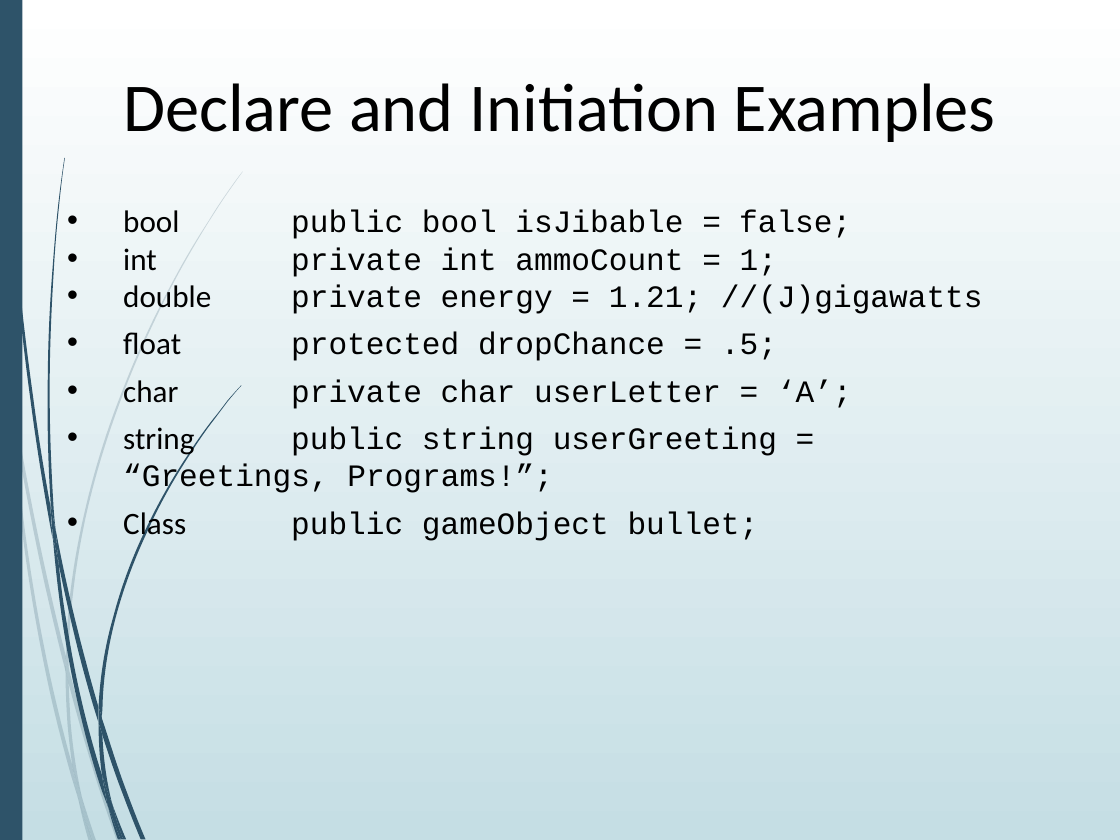
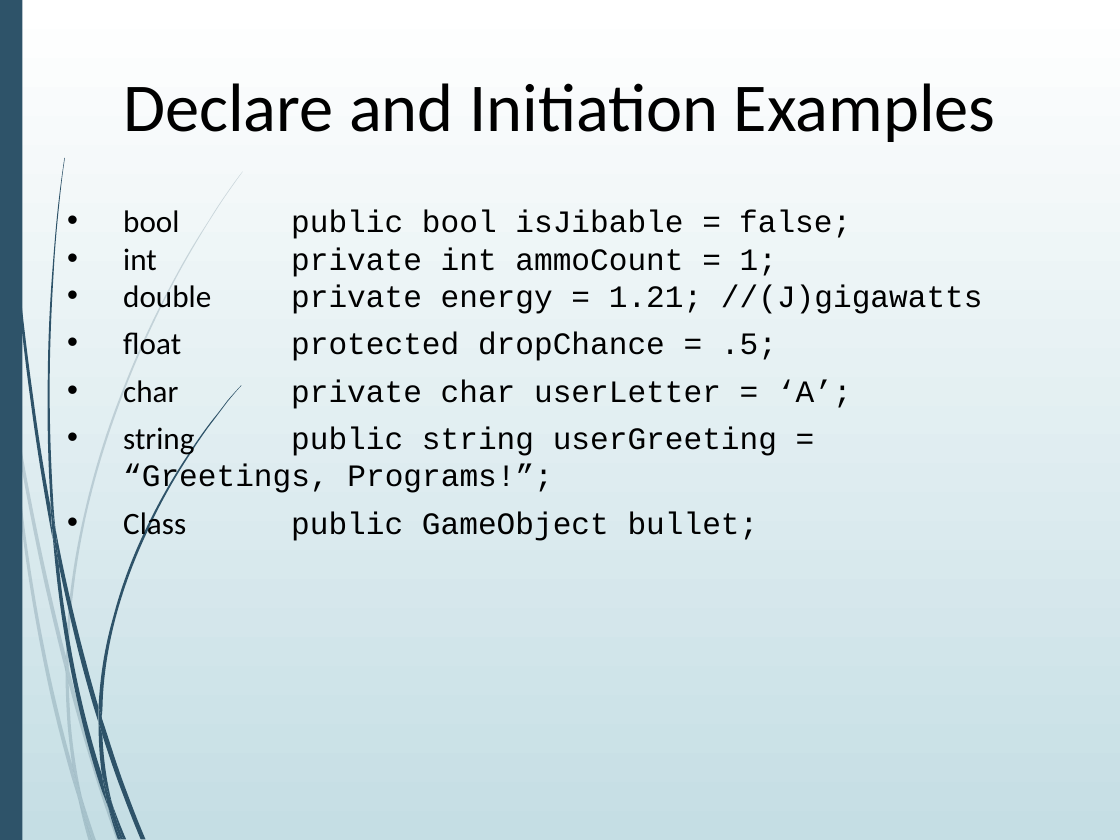
Before and after one commit to AGGP-NHTI/AGGP101c, a slide deck: slide 9 of LABS/LAB02/LAB02_ppt1_ScriptsVariables.pptx. Drawn at 1120x840 pixels with LibreOffice and Linux fonts; fonts in the diff are those of the drawing. Boxes give left, top, right and bottom in pixels: in the first picture for what was removed or moved away, otherwise in the second. Text is boxed around its words. In the diff, an @@ line names an element or a change of style, - is before the commit and + after.

```diff
--- a/LABS/LAB02/LAB02_ppt1_ScriptsVariables.pptx
+++ b/LABS/LAB02/LAB02_ppt1_ScriptsVariables.pptx
@@ text at <box>123,507,759,541</box>: text changed @@
-• Class public gameObject bullet;
+• Class public GameObject bullet;
```
Also in this commit, not shown: 1 other slide changed.
